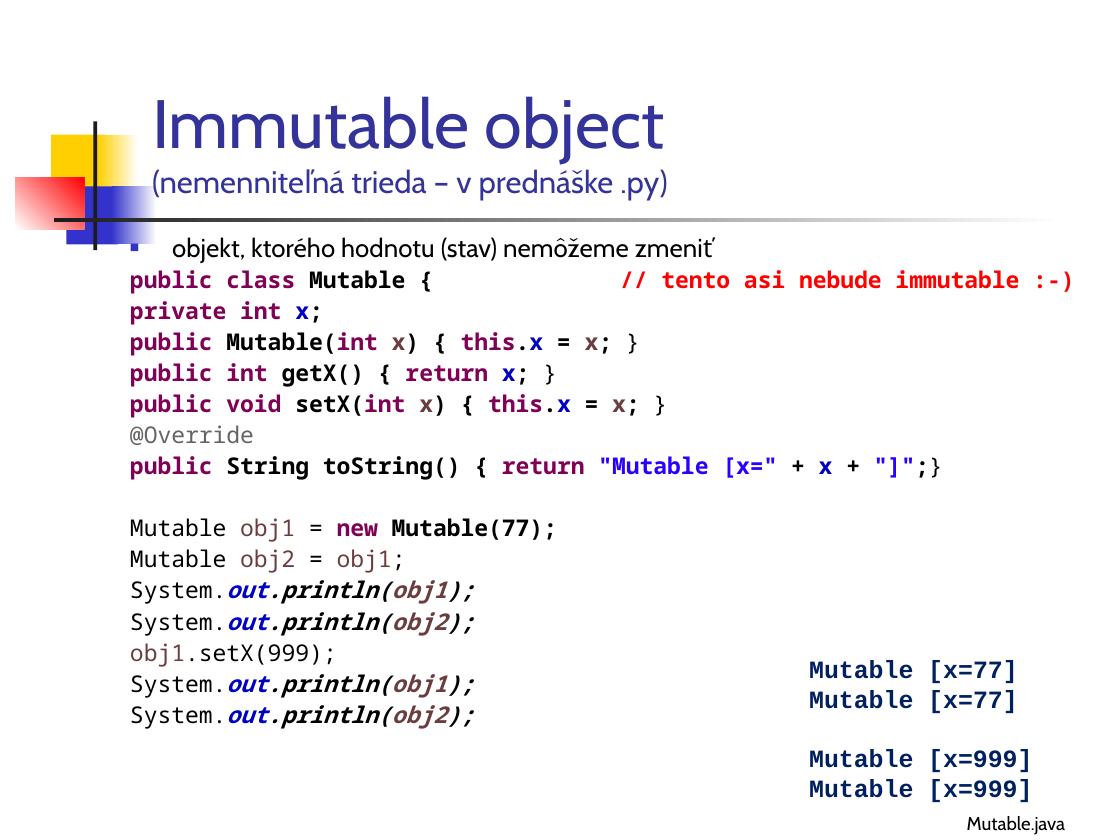
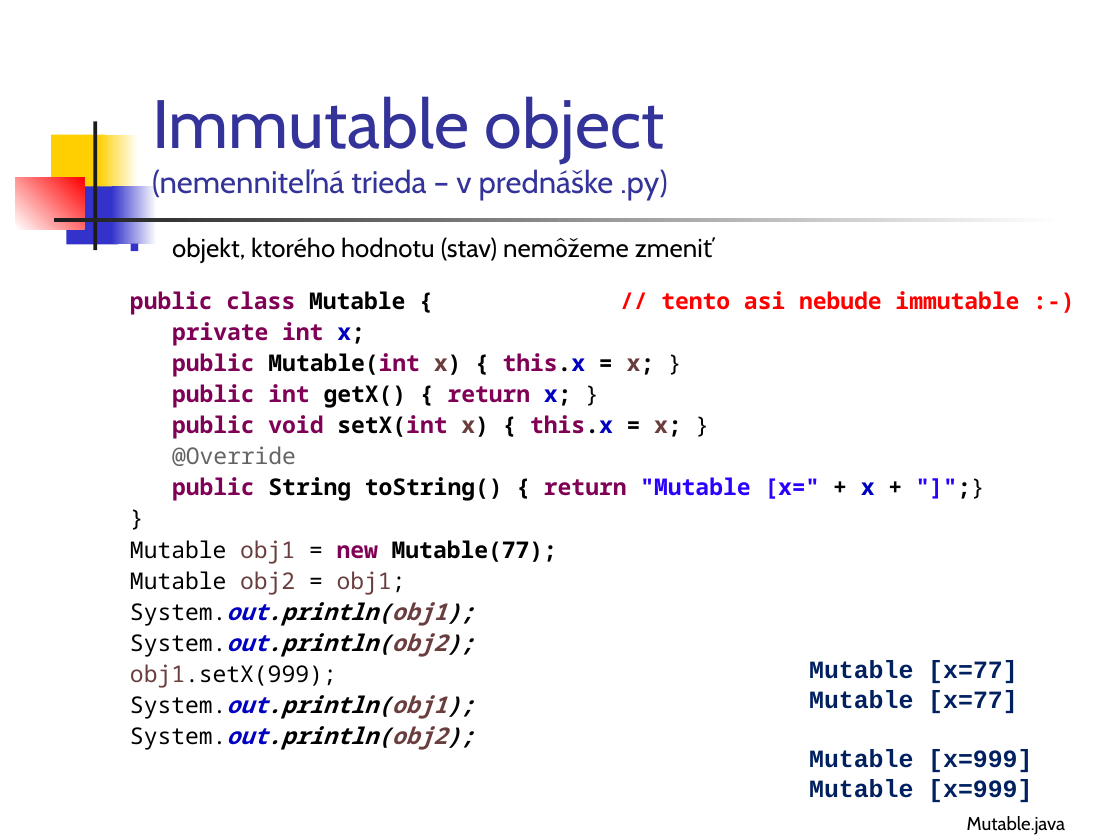
Before and after one commit to Programovanie4/Prednasky, a slide deck: slide 20 of 04/04_java.ppt. Drawn at 1120x840 pixels with LibreOffice and Linux fonts; fonts in the diff are those of the drawing. Boxes give left, top, right and bottom in pixels: in the first picture for what was removed or moved away, otherwise in the second. Text is boxed around its words. In the diff, an @@ line names an element or a change of style, - is before the commit and + after.

```diff
--- a/04/04_java.ppt
+++ b/04/04_java.ppt
@@ text at (130, 237, 1019, 750): paragraph added @@
+}
```
Also in this commit, not shown: 6 other slides changed, 1 slide added, 4 other files.
